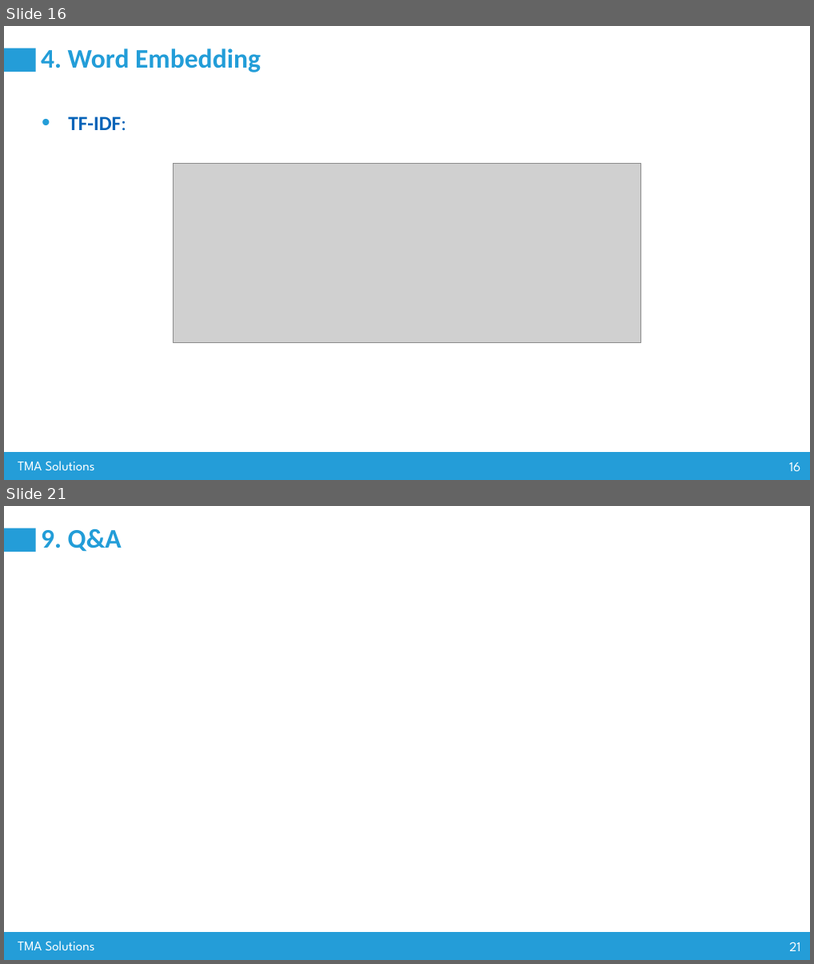
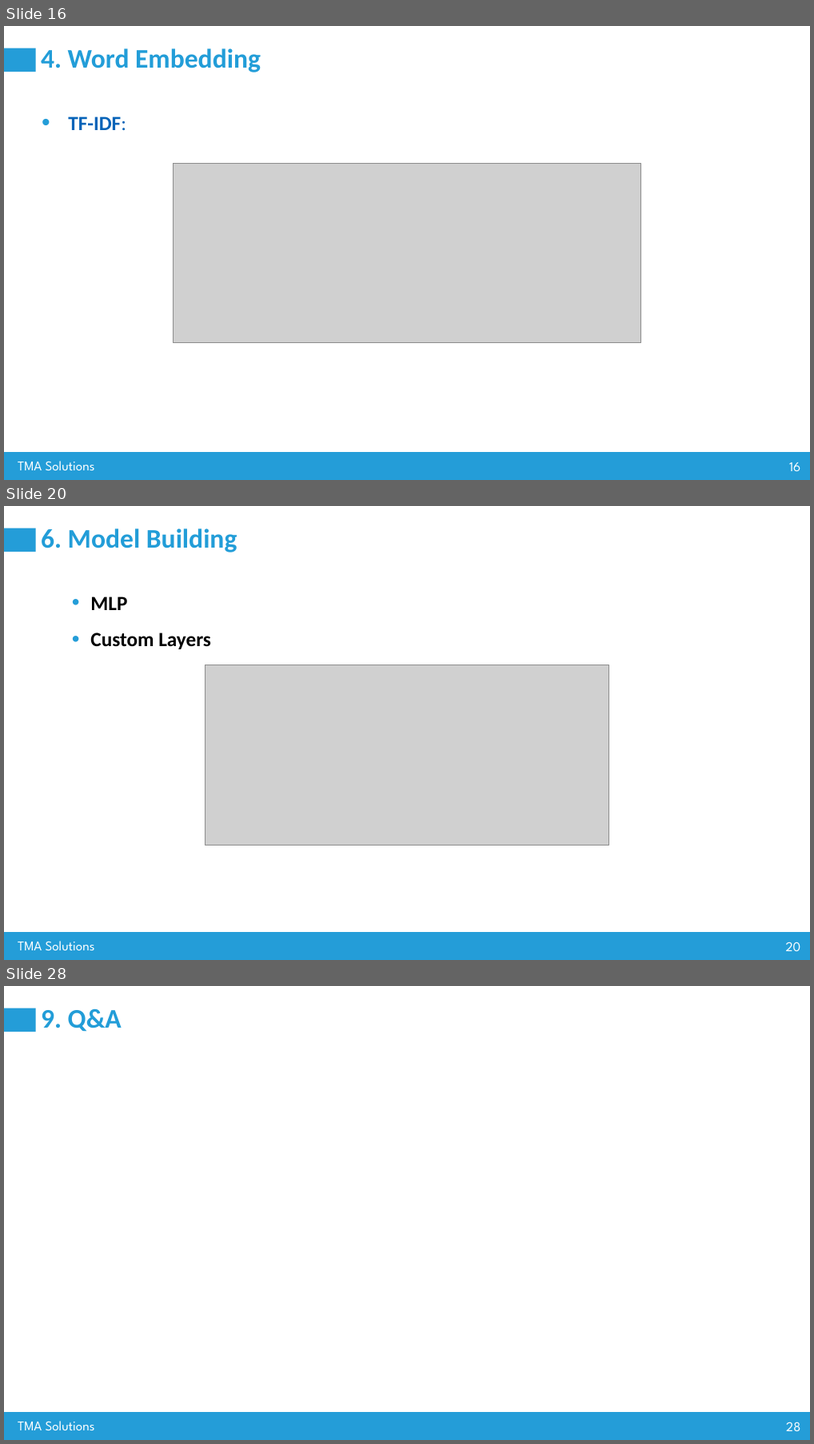
Before and after one commit to nguyenvanhuy0612/DL-1, a slide deck: Workshop-3_AI Advance Training_Group 80.pptx. Shown one above the other, each under a label of ours: slides 16 and 21 before the commit, slides 16, 20 and 28 after it; the slides between them are not shown. The pictures are 814x964 and 814x1444 pixels, drawn with LibreOffice and Linux fonts; fonts in the diff are those of the drawing; grey boxes stand for pictures. Boxes give left, top, right and bottom in pixels: in the first picture for what was removed or moved away, otherwise in the second. Text is boxed around its words. In the diff, an @@ line names an element or a change of style, - is before the commit and + after.

```diff
--- a/Workshop-3_AI Advance Training_Group 80.pptx
+++ b/Workshop-3_AI Advance Training_Group 80.pptx
@@ slide 20 added at bbox=[4, 506, 810, 960], background #FFFFFF; not listed: 4 template elements that a slide beside it also shows @@
@@ title added at bbox=[41, 528, 238, 552], 32 pt, text #229DD8, bold @@
+6. Model Building
@@ text added at bbox=[90, 596, 211, 649], 24 pt, text #000000, bold @@
+  • MLP
+  • Custom Layers
@@ picture added at bbox=[206, 664, 610, 844] @@
@@ what was slide 21 is now slide 28 @@
@@ page number at bbox=[786, 1421, 801, 1431]: text changed @@
-21
+28
```
Also in this commit, not shown: 4 slides changed, 6 other slides added, 14 other files.
